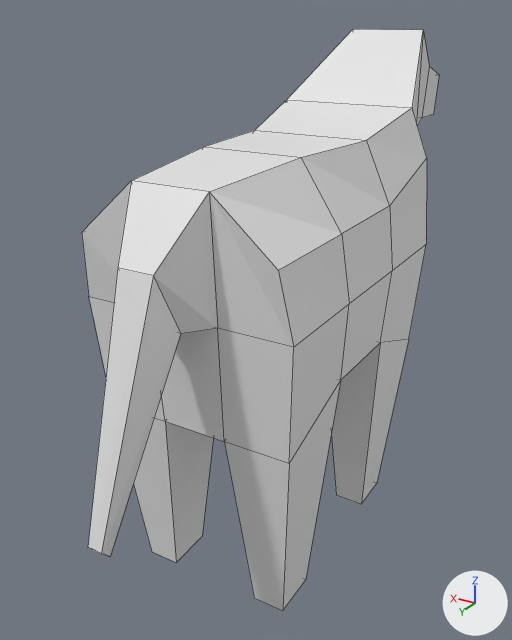
Two versions of the Blender file BlenderFiles/1440/Horse.blend, one commit apart.
Both versions are drawn from a camera (50 mm lens) standing at (-1.33, 2.3, 2.19) and looking at (0.18, -0.22, 0.93). The axes (+X, +Y, +Z) are drawn at lower right. The lights are the same throughout. The first picture is the older version. Mesh edges are drawn as thin lines.
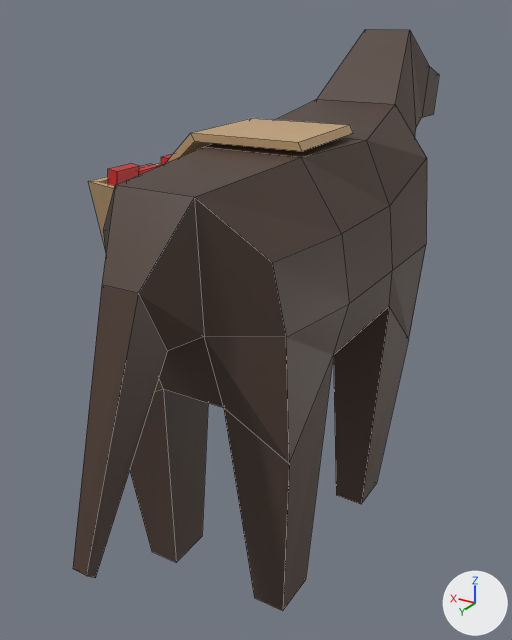
Patch to the scene script:
```diff
--- a/BlenderFiles/1440/Horse.blend.py
+++ b/BlenderFiles/1440/Horse.blend.py
@@ img_palette2025_psd @@
+img_palette2025_psd = load_image('Palette2025.psd', '../../FindMe/Assets/Textures/Palette2025.png', 512, 512, 'sRGB')
@@ mat_material @@
+mat_material = principled_material('Material')
+mat_material.texture = img_palette2025_psd
@@ me_cube_001 @@
 # used by ob_cube; location = (0.0, 0.0, 0.0)
-me_cube_001.from_pydata(...)  # 80 vertices, 78 faces; spans x -0.42..0.42, y -1.74..1.02, z 0.02..2.13
+me_cube_001.from_pydata(...)  # 161 vertices, 148 faces; spans x -0.42..0.69, y -1.74..1.1, z 0.02..2.13
+# me_cube_001 part 1: a new loose piece of 49 vertices spanning x 0.47..0.65, y -0.34..0.2, z 1.55..1.64, in mat_material (picture img_palette2025_psd)
+# me_cube_001 part 2: a new loose piece of 32 vertices spanning x -0.22..0.69, y -0.37..0.24, z 1.21..1.8, in mat_material (picture img_palette2025_psd)
+# me_cube_001 part 3
+# 5 vertices in x -0.06..0.07, y 0.64..1.02, z 0.55..1.25 move by (0.0, 0.07, -0.03)
+# 4 vertices in x -0.13..0.13, y -0.66..0.51, z 0.8 move by (0.0, 0.0, 0.14)
+# 4 vertices in x -0.15..0.15, y 0.55..0.59, z 1.26..1.71 move by (0.0, 0.08, 0.0)
+# 4 vertices in x -0.39..0.4, y 0.12, z 0.93 move by (0.0, 0.07, 0.14)
+# 4 vertices in x -0.39..0.4, y -0.27, z 0.93 move by (0.0, -0.08, 0.14)
+# 13 vertices move from x -0.42..0.42, y -1.13..1.02, z 0.62..2.13 to x -0.36..0.37, y -1.13..1.1, z 0.59..2.13
+# me_cube_001 part 4: 78 faces spanning x -0.42..0.42, y -1.74..1.1, z 0.02..2.13 switch from no material to mat_material (picture img_palette2025_psd)
```

Location of each change, (x1, y1, x2, y2) in pixels of the pictures (512 x 640 px; the box of a moved part takes in the faces that stretch with it):
'Cube', reshaped: before (82, 29, 439, 611); after (73, 29, 439, 611)
part 1 of me_cube_001, added (red): after (107, 153, 174, 185)
part 2 of me_cube_001, added: after (88, 118, 353, 246)
part 3 of me_cube_001, moved or reshaped: before (82, 29, 429, 611); after (73, 29, 429, 611)
part 4 of me_cube_001, recoloured (darker): before (82, 29, 439, 611); after (73, 29, 439, 611)
